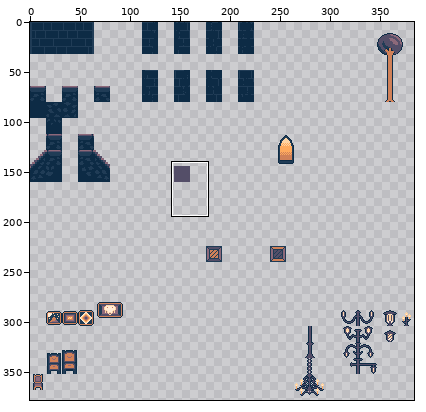
Pixel-art file: Assets/Tileset.aseprite. The first picture is a wide view before the edit; the outline marks the close-up.
Close-up. Before:
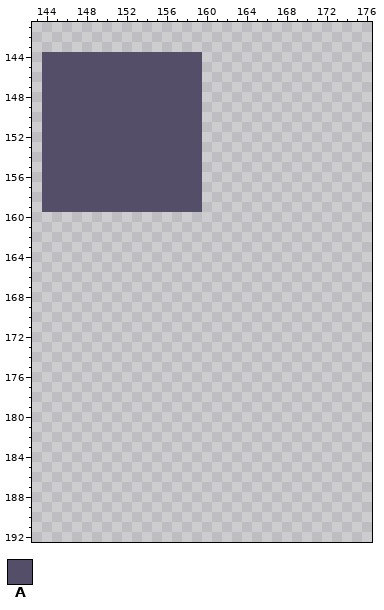
384x384 pixels, 1 frame. Shown: x 143..176, y 141..192. The wide view leaves out empty margins. The commit also changed other parts of the picture, which this record leaves out.
Palette (. is transparent): A #544e68
Pixels before, first column x 144:
144 AAAAAAAAAAAAAAAA
145 AAAAAAAAAAAAAAAA
146 AAAAAAAAAAAAAAAA
147 AAAAAAAAAAAAAAAA
148 AAAAAAAAAAAAAAAA
149 AAAAAAAAAAAAAAAA
150 AAAAAAAAAAAAAAAA
151 AAAAAAAAAAAAAAAA
152 AAAAAAAAAAAAAAAA
153 AAAAAAAAAAAAAAAA
154 AAAAAAAAAAAAAAAA
155 AAAAAAAAAAAAAAAA
156 AAAAAAAAAAAAAAAA
157 AAAAAAAAAAAAAAAA
158 AAAAAAAAAAAAAAAA
159 AAAAAAAAAAAAAAAA
The same view after the edit:
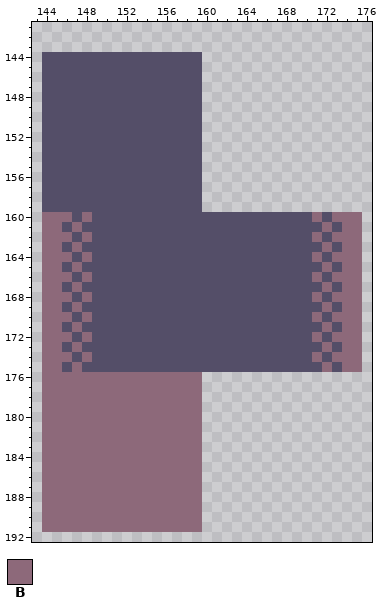
Colours new in this view: B #8d697a
What changed:
Colour A is added in row 160 at x 147, 149 to 170 and 172; in row 161 at x 146, 148 to 171 and 173; in row 162 at x 147, 149 to 170 and 172; in row 163 at x 146, 148 to 171 and 173; in row 164 at x 147, 149 to 170 and 172; in row 165 at x 146, 148 to 171 and 173.
Colour A is added in row 166 at x 147, 149 to 170 and 172; in row 167 at x 146, 148 to 171 and 173; in row 168 at x 147, 149 to 170 and 172; in row 169 at x 146, 148 to 171 and 173; in row 170 at x 147, 149 to 170 and 172; in row 171 at x 146, 148 to 171 and 173.
Colour A is added in row 172 at x 147, 149 to 170 and 172; in row 173 at x 146, 148 to 171 and 173; in row 174 at x 147, 149 to 170 and 172; in row 175 at x 146, 148 to 171 and 173.
Colour B is added in row 160 at x 144 to 146, 148, 171 and 173 to 175; in row 161 at x 144 to 145, 147, 172 and 174 to 175; in row 162 at x 144 to 146, 148, 171 and 173 to 175; in row 163 at x 144 to 145, 147, 172 and 174 to 175; in row 164 at x 144 to 146, 148, 171 and 173 to 175; in row 165 at x 144 to 145, 147, 172 and 174 to 175.
Colour B is added in row 166 at x 144 to 146, 148, 171 and 173 to 175; in row 167 at x 144 to 145, 147, 172 and 174 to 175; in row 168 at x 144 to 146, 148, 171 and 173 to 175; in row 169 at x 144 to 145, 147, 172 and 174 to 175; in row 170 at x 144 to 146, 148, 171 and 173 to 175; in row 171 at x 144 to 145, 147, 172 and 174 to 175.
Colour B is added in row 172 at x 144 to 146, 148, 171 and 173 to 175; in row 173 at x 144 to 145, 147, 172 and 174 to 175; in row 174 at x 144 to 146, 148, 171 and 173 to 175; in row 175 at x 144 to 145, 147, 172 and 174 to 175; in rows 176 to 191 at x 144 to 159.
Boxes around the changes in both close-ups, in picture pixels (x1, y1, x2, y2):
added: (42, 212, 362, 532)
